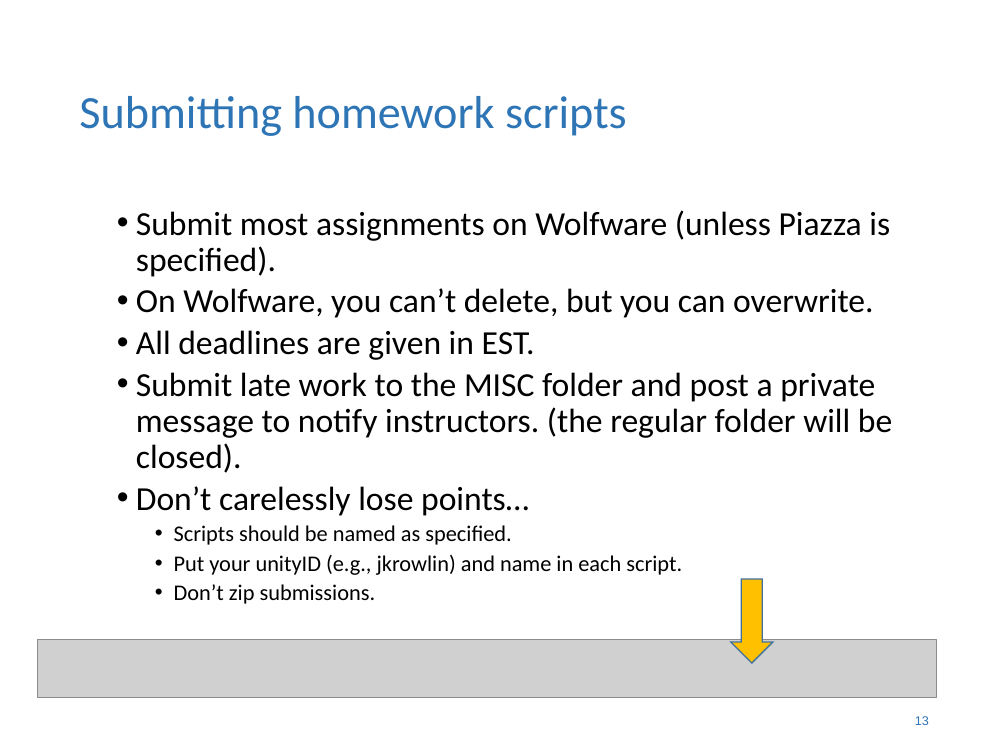
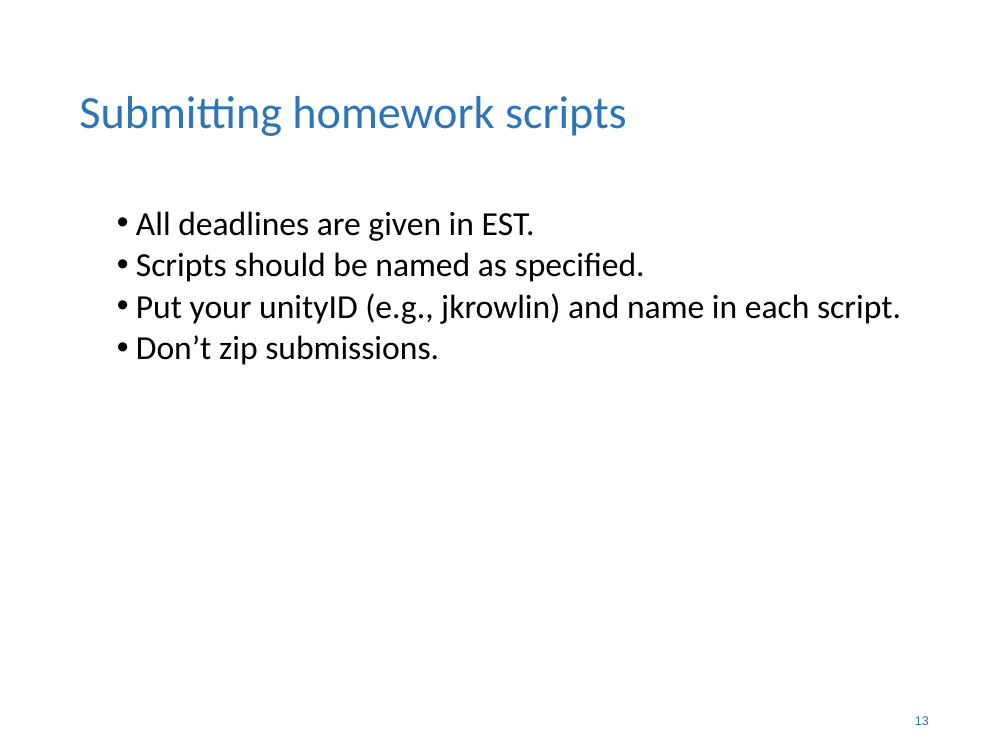
Before and after one commit to lgtateos/gis540, a slide deck: slide 13 of slides/intro_to_GIS540.ppt. Drawn at 1008x756 pixels with LibreOffice and Linux fonts; fonts in the diff are those of the drawing; grey boxes stand for pictures. Boxes give left, top, right and bottom in pixels: in the first picture for what was removed or moved away, otherwise in the second. Text is boxed around its words. In the diff, an @@ line names an element or a change of style, - is before the commit and + after.

```diff
--- a/slides/intro_to_GIS540.ppt
+++ b/slides/intro_to_GIS540.ppt
@@ text at (x1=136, y1=210, x2=890, y2=318): paragraphs removed @@
-  • Submit most assignments on Wolfware (unless Piazza is specified).
-  • On Wolfware, you can’t delete, but you can overwrite.
@@ text at (x1=136, y1=252, x2=901, y2=365): size 16 to 24 pt in "Scripts should be named as specified.", "Put your unityID (e.g., jkrowlin) and name ...", "Don’t zip submissions."; list level 3 to 2 in "Scripts should be named as ..."; list level 3 to 2 in "Put your unityID (e.g., jkrowlin) ..."; list level 3 to 2 in "Don’t zip submissions." @@
@@ text at (x1=136, y1=372, x2=892, y2=516): paragraphs removed @@
-  • Submit late work to the MISC folder and post a private message to notify instructors. (the regular folder will be closed).
-  • Don’t carelessly lose points…
@@ down arrow removed at (x1=731, y1=579, x2=773, y2=662) @@
@@ picture removed at (x1=37, y1=640, x2=936, y2=698) @@
```
Also in this commit, not shown: 9 other slides changed, 1 other file.
